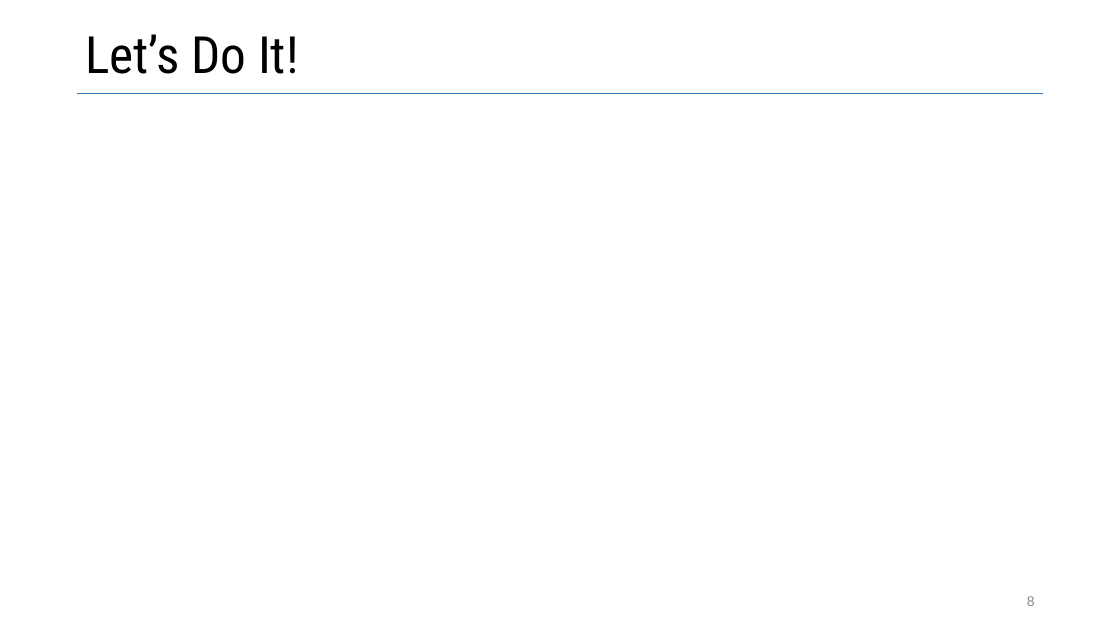
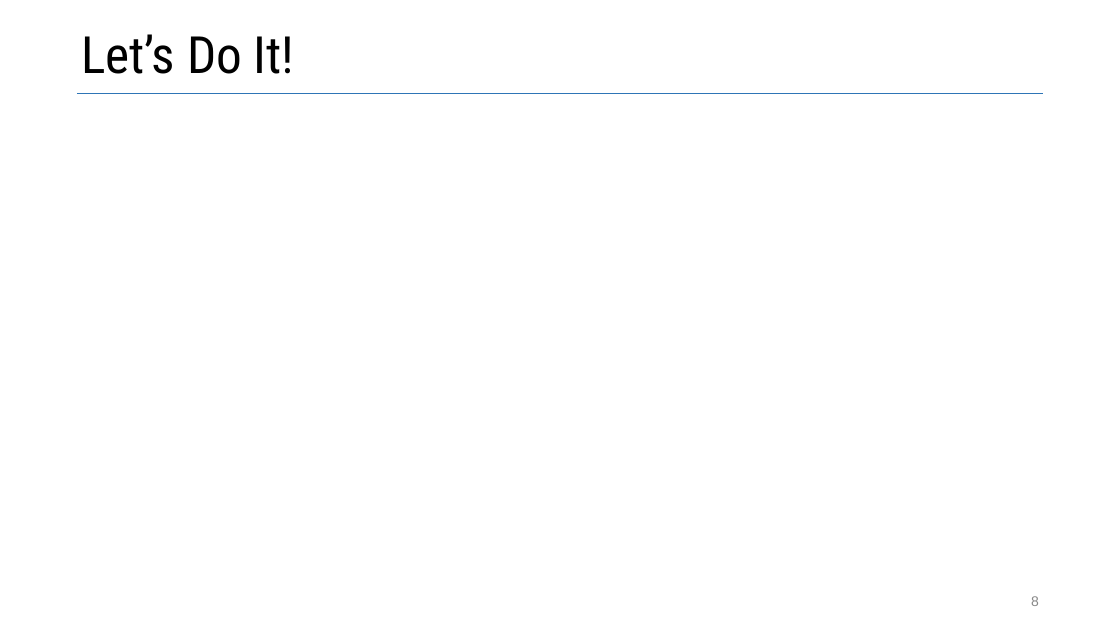
Before and after one commit to vmzakharov/refactor-to-ec, a slide deck: slide 8 of docs/RefactorToEcIntro.pptx. Drawn at 1120x630 pixels with LibreOffice and Linux fonts; fonts in the diff are those of the drawing. Boxes give left, top, right and bottom in pixels: in the first picture for what was removed or moved away, otherwise in the second. Text is boxed around its words. In the diff, an @@ line names an element or a change of style, - is before the commit and + after.

```diff
--- a/docs/RefactorToEcIntro.pptx
+++ b/docs/RefactorToEcIntro.pptx
@@ title "Let’s Do It!" moved from (x1=85, y1=34, x2=299, y2=74) to (x1=81, y1=34, x2=295, y2=74) @@
@@ page number at (x1=1031, y1=596, x2=1039, y2=606): text colour #8C8C8C to #888888 @@
```
Also in this commit, not shown: 8 other slides changed.
